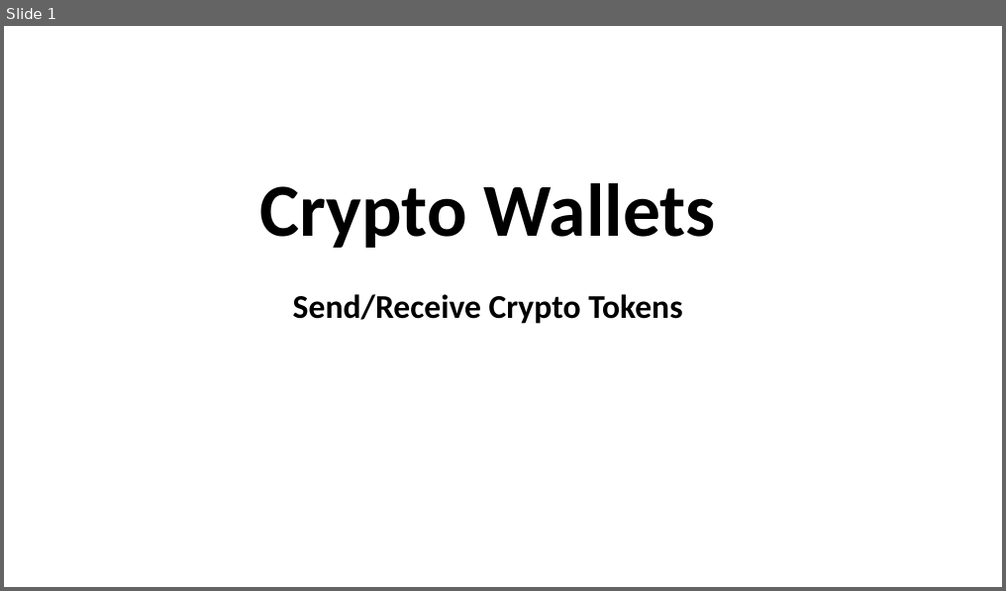
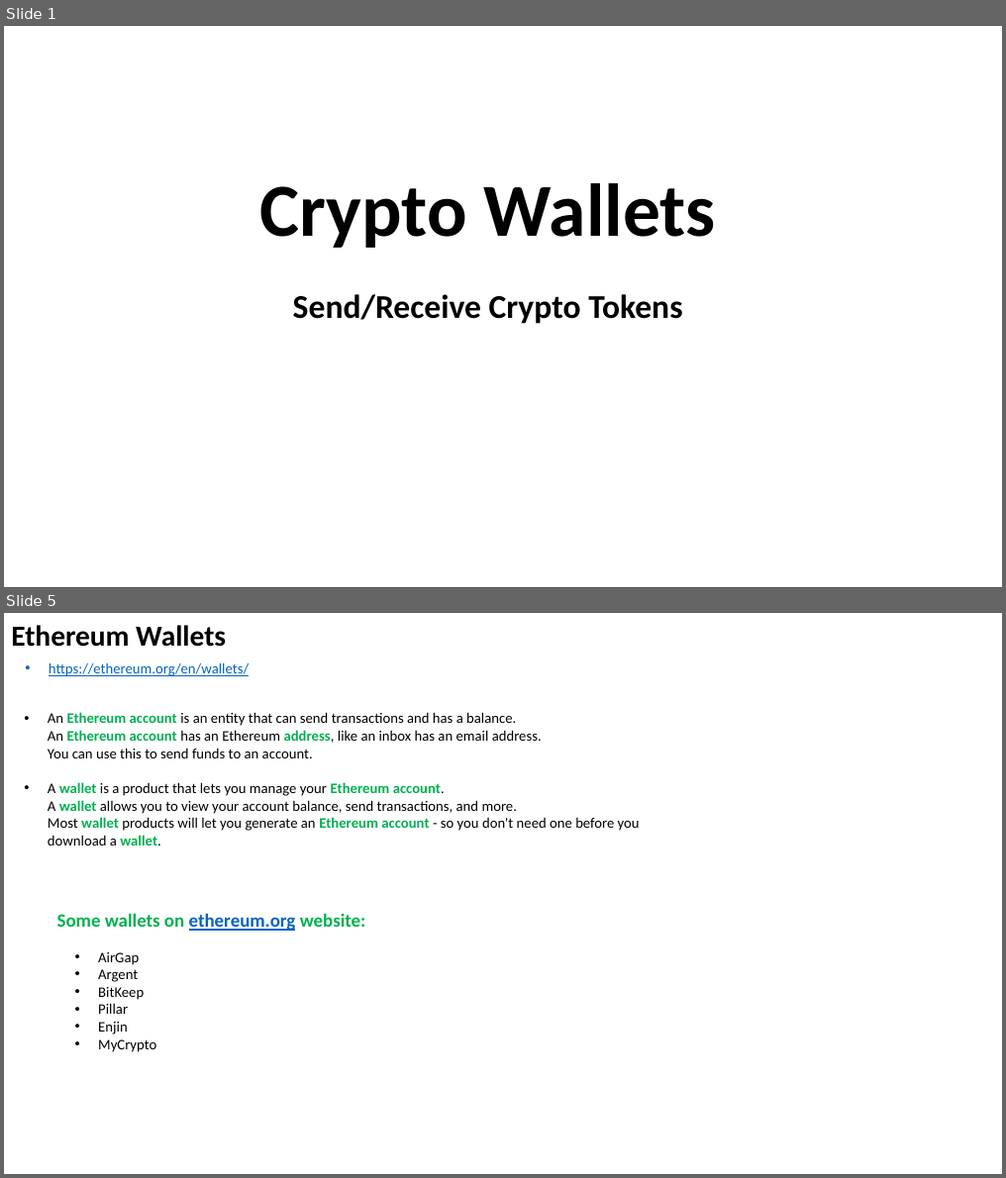
Before and after one commit to lselector/crypto, a slide deck: crypto_07_wallets.pptx. Shown one above the other, each under a label of ours: slide 1 before the commit, slides 1 and 5 after it; the slides between them are not shown. The pictures are 1006x591 and 1006x1178 pixels, drawn with LibreOffice and Linux fonts; fonts in the diff are those of the drawing. Boxes give left, top, right and bottom in pixels: in the first picture for what was removed or moved away, otherwise in the second. Text is boxed around its words. In the diff, an @@ line names an element or a change of style, - is before the commit and + after.

```diff
--- a/crypto_07_wallets.pptx
+++ b/crypto_07_wallets.pptx
@@ slide 5 added at (4,613,1002,1174), background #FFFFFF @@
@@ text added at (11,625,226,647), 28 pt, text #000000, bold @@
+Ethereum Wallets
@@ text added at (49,663,249,676), 14 pt, text #0563C1, underline @@
+• https://ethereum.org/en/wallets/
@@ text added at (48,712,640,846), 14 pt, text #000000 @@
+• An Ethereum account is an entity that can send transactions and has a balance.
+  An Ethereum account has an Ethereum address, like an inbox has an email address.
+  You can use this to send funds to an account.
+• A wallet is a product that lets you manage your Ethereum account.
+  A wallet allows you to view your account balance, send transactions, and more.
+  Most wallet products will let you generate an Ethereum account - so you don't need one before you download a wallet.
@@ text added at (57,913,366,931), 18 pt, text #00B050, bold @@
+Some wallets on ethereum.org website:
@@ text added at (98,953,156,1053), 14 pt, text #000000 @@
+• AirGap
+• Argent
+• BitKeep
+• Pillar
+• Enjin
+• MyCrypto
```
Also in this commit, not shown: 4 slides changed, 2 other slides added.
